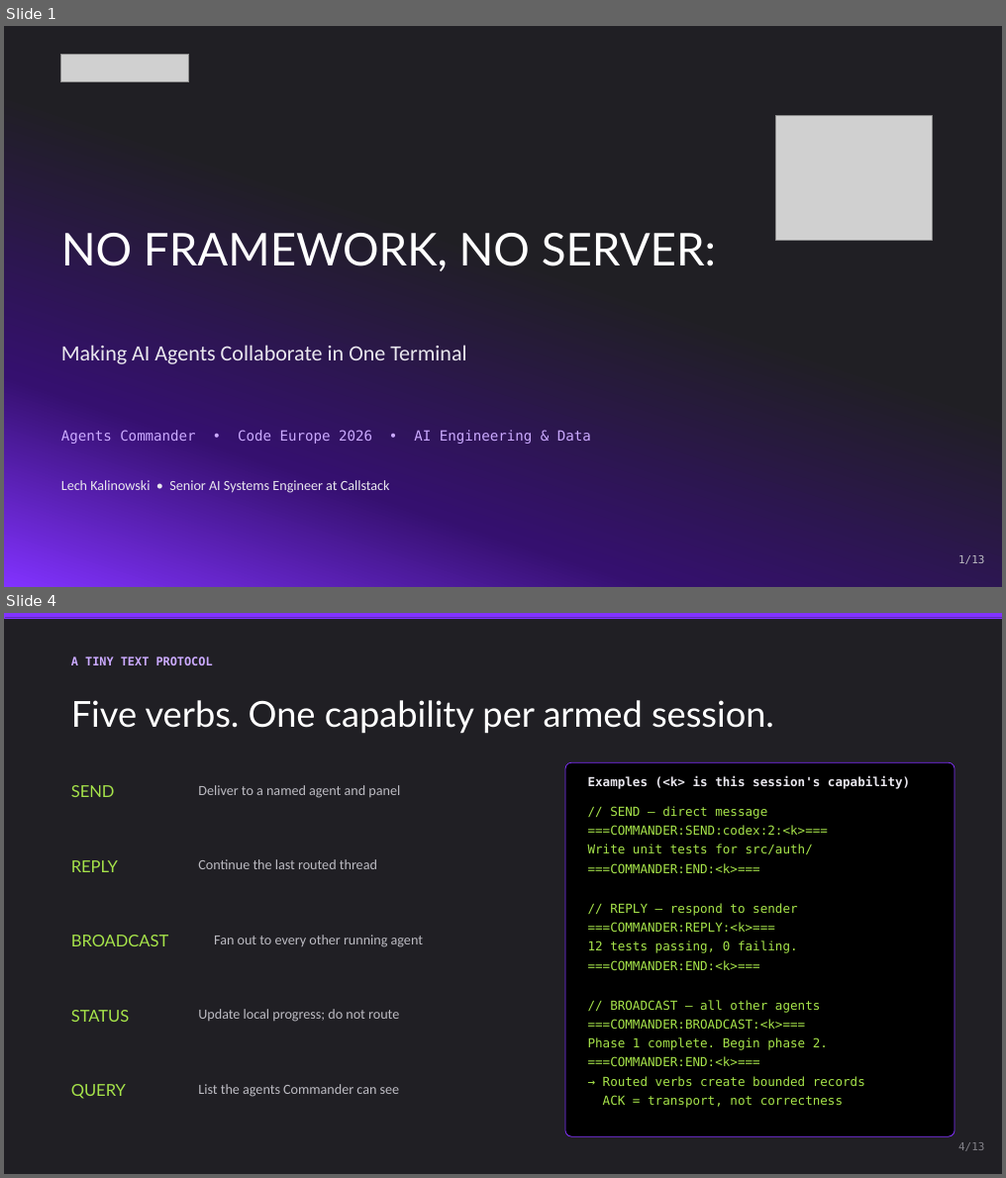
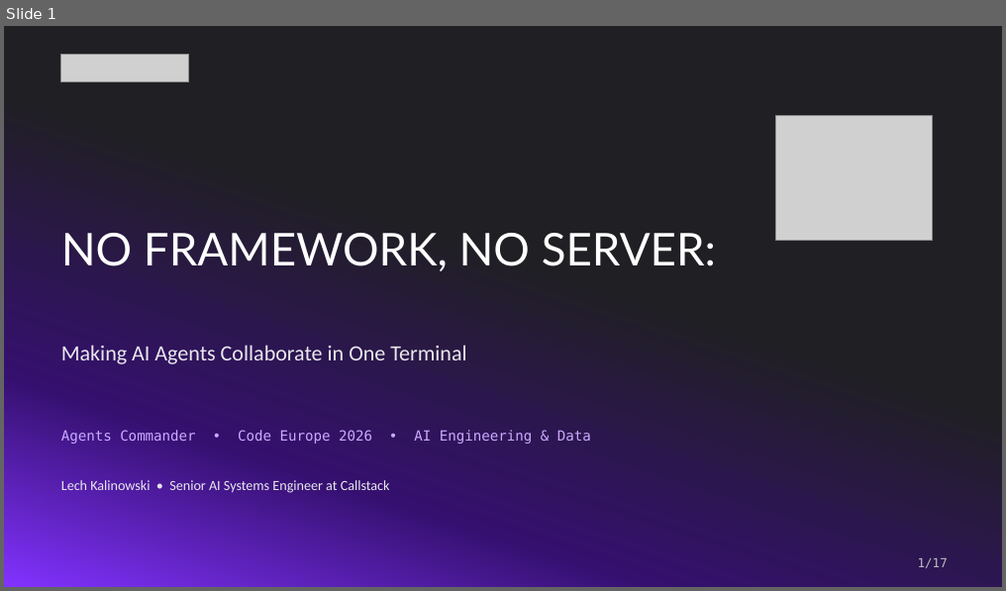
Before and after one commit to lech-kalinowski/agents-commander, a slide deck: presentation/Agents_Commander_Protocol.pptx. Shown one above the other, each under a label of ours: slides 1 and 4 before the commit, slide 1 after it; the slides between them are not shown. The pictures are 1006x1178 and 1006x591 pixels, drawn with LibreOffice and Linux fonts; fonts in the diff are those of the drawing; grey boxes stand for pictures. Boxes give left, top, right and bottom in pixels: in the first picture for what was removed or moved away, otherwise in the second. Text is boxed around its words. In the diff, an @@ line names an element or a change of style, - is before the commit and + after.

Commit message:
Deepen Code Europe deck with architecture and protocol diagrams

```diff
--- a/presentation/Agents_Commander_Protocol.pptx
+++ b/presentation/Agents_Commander_Protocol.pptx
@@ slide 4 removed at [4,613,1002,1174], background #201F24 @@
@@ rectangle removed at [4,613,1002,618] @@
@@ text removed at [71,657,213,665] @@
-A TINY TEXT PROTOCOL
@@ text removed at [71,700,774,734] @@
-Five verbs. One capability per armed session.
@@ text removed at [71,785,115,797] @@
-SEND
@@ text removed at [198,785,400,798] @@
-Deliver to a named agent and panel
@@ rounded rectangle removed at [565,762,954,1137] @@
@@ text removed at [588,775,910,789] @@
-Examples (<k> is this session's capability)
@@ text removed at [588,806,865,1108] @@
-// SEND — direct message
-===COMMANDER:SEND:codex:2:<k>===
-Write unit tests for src/auth/
-===COMMANDER:END:<k>===
-// REPLY — respond to sender
-===COMMANDER:REPLY:<k>===
-12 tests passing, 0 failing.
-===COMMANDER:END:<k>===
-// BROADCAST — all other agents
-===COMMANDER:BROADCAST:<k>===
-Phase 1 complete. Begin phase 2.
-===COMMANDER:END:<k>===
-→ Routed verbs create bounded records
-ACK = transport, not correctness
@@ text removed at [71,861,118,872] @@
-REPLY
@@ text removed at [198,860,377,869] @@
-Continue the last routed thread
@@ text removed at [71,935,168,947] @@
-BROADCAST
@@ text removed at [214,935,423,948] @@
-Fan out to every other running agent
@@ text removed at [71,1010,129,1022] @@
-STATUS
@@ text removed at [198,1009,399,1022] @@
-Update local progress; do not route
@@ text removed at [71,1084,126,1099] @@
-QUERY
@@ text removed at [198,1084,400,1097] @@
-List the agents Commander can see
@@ text removed at [958,1143,984,1152] @@
-4/13
@@ slide 1 changed as well @@
@@ text "1/17" at [918,559,947,569]: vertical alignment top to middle @@
@@ text at [918,559,947,569]: text changed; size 10.5 to 12 pt @@
-1/13
+1/17
```
Also in this commit, not shown: 1 other slide changed, 15 slides added, 10 other slides removed, 1 other file.
